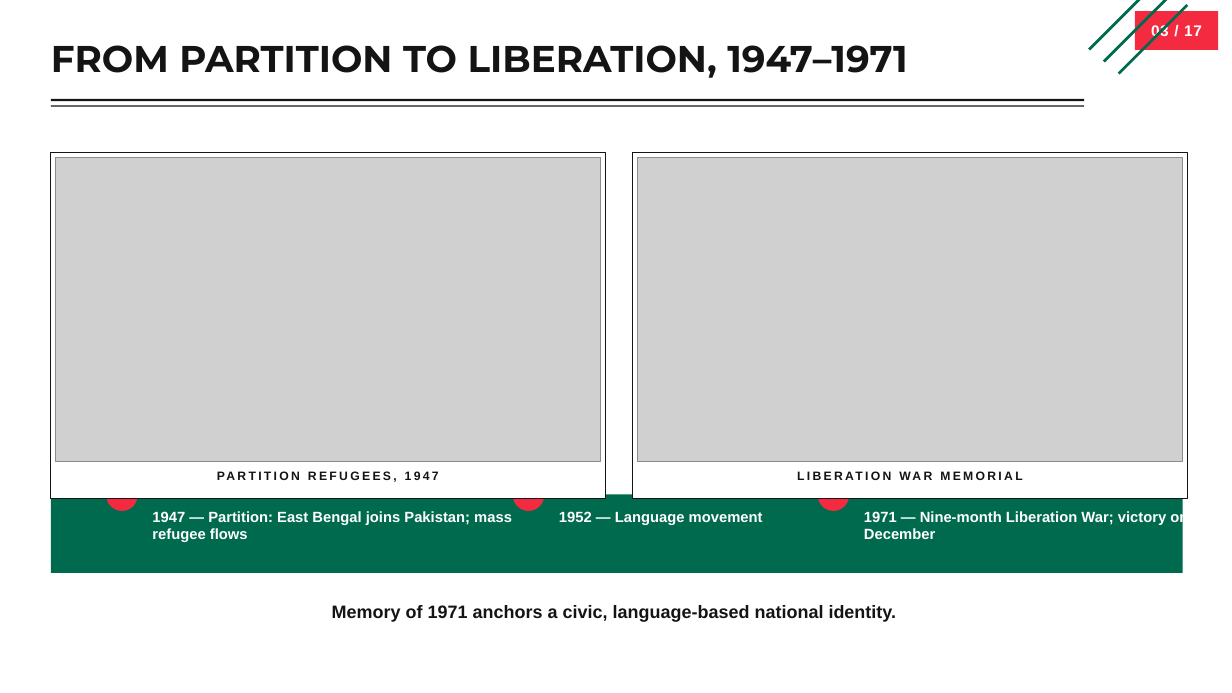
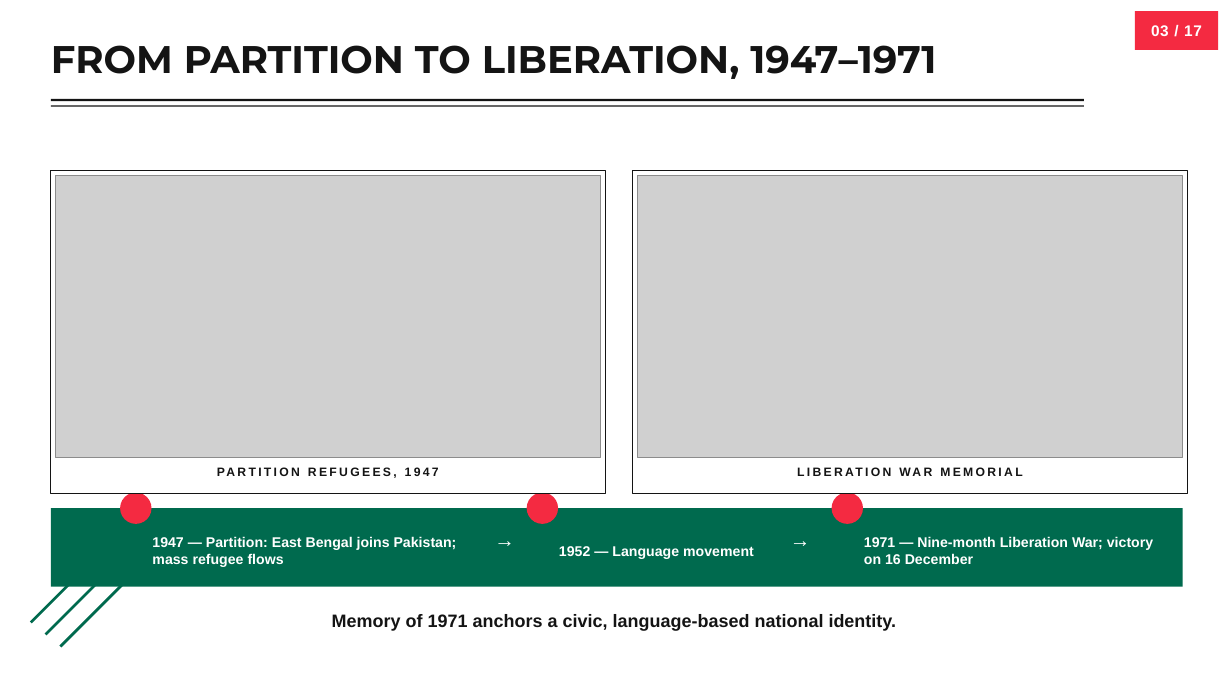
Before and after one commit to moon-netizen-arch/codex-ppt-skill, a slide deck: slide 3 of decks/bangladesh-cultural-diversity/bangladesh-cultural-diversity-editable.pptx. Drawn at 1232x693 pixels with LibreOffice and Linux fonts; fonts in the diff are those of the drawing; grey boxes stand for pictures. Boxes give left, top, right and bottom in pixels: in the first picture for what was removed or moved away, otherwise in the second. Text is boxed around its words. In the diff, an @@ line names an element or a change of style, - is before the commit and + after.

```diff
--- a/decks/bangladesh-cultural-diversity/bangladesh-cultural-diversity-editable.pptx
+++ b/decks/bangladesh-cultural-diversity/bangladesh-cultural-diversity-editable.pptx
@@ text "FROM PARTITION TO LIBERATION, 1947–1971" at box(51, 45, 936, 79): size 29 to 30 pt @@
@@ rectangle: place and size @@
-rectangle at box(51, 152, 605, 498)
+rectangle at box(51, 171, 605, 494)
@@ picture: place and size @@
-picture at box(55, 157, 601, 462)
+picture at box(55, 176, 601, 457)
@@ rectangle: place and size @@
-rectangle at box(633, 152, 1188, 498)
+rectangle at box(633, 171, 1188, 494)
@@ picture: place and size @@
-picture at box(638, 157, 1183, 462)
+picture at box(638, 176, 1183, 457)
@@ text "PARTITION REFUGEES, 1947": place and size @@
-text "PARTITION REFUGEES, 1947" at box(55, 469, 601, 493)
+text "PARTITION REFUGEES, 1947" at box(55, 464, 601, 488)
@@ text "LIBERATION WAR MEMORIAL": place and size @@
-text "LIBERATION WAR MEMORIAL" at box(638, 469, 1183, 493)
+text "LIBERATION WAR MEMORIAL" at box(638, 464, 1183, 488)
@@ rectangle: place and size @@
-rectangle at box(51, 494, 1183, 573)
+rectangle at box(51, 508, 1183, 587)
@@ 3 ellipses: place and size @@
-3 ellipses at box(106, 480, 849, 511)
+3 ellipses at box(120, 493, 863, 524)
@@ text "1947 — Partition: East Bengal ...": place and size @@
-text "1947 — Partition: East Bengal ..." at box(152, 511, 512, 542)
+text "1947 — Partition: East Bengal ..." at box(152, 536, 457, 567)
@@ text added at box(494, 527, 541, 564), 16 pt, text #FFFFFF, bold @@
+→
@@ size 11.5 to 11 pt; vertical alignment top to middle in 3 elements at box(152, 536, 457, 567), box(864, 536, 1153, 564), box(559, 546, 754, 559) @@
@@ text "1952 — Language movement": place and size @@
-text "1952 — Language movement" at box(559, 511, 763, 525)
+text "1952 — Language movement" at box(559, 546, 754, 559)
@@ text added at box(790, 527, 836, 564), 16 pt, text #FFFFFF, bold @@
+→
@@ text "1971 — Nine-month Liberation War; ...": place and size @@
-text "1971 — Nine-month Liberation War; ..." at box(864, 510, 1188, 539)
+text "1971 — Nine-month Liberation War; ..." at box(864, 536, 1153, 564)
@@ 3 rectangles: place and size @@
-3 rectangles at box(1088, 0, 1188, 75)
+3 rectangles at box(30, 553, 130, 648)
@@ text "Memory of 1971 anchors a ...": place and size @@
-text "Memory of 1971 anchors a ..." at box(332, 605, 897, 622)
+text "Memory of 1971 anchors a ..." at box(332, 614, 897, 631)
```
Also in this commit, not shown: 15 other slides changed, 1 other file.
